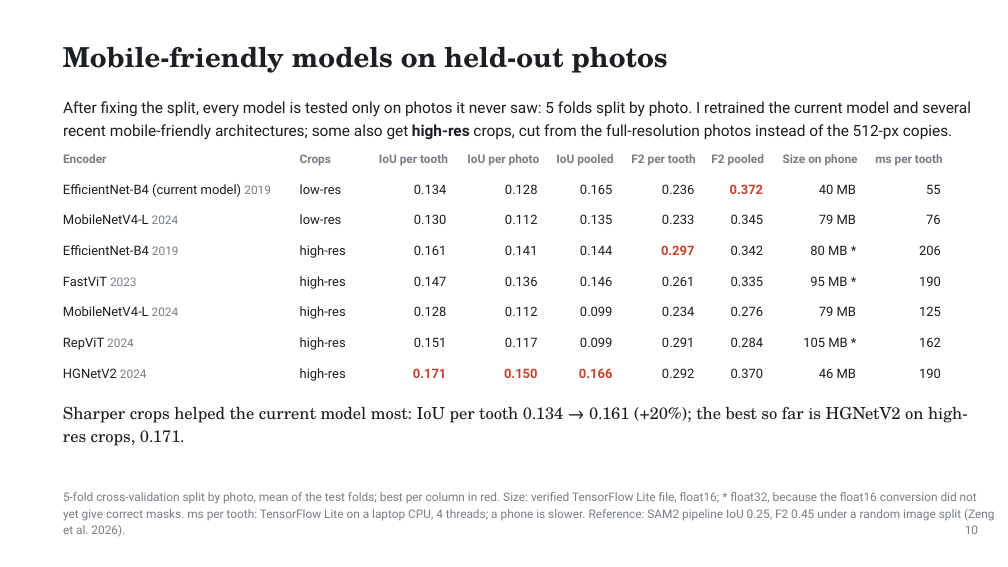
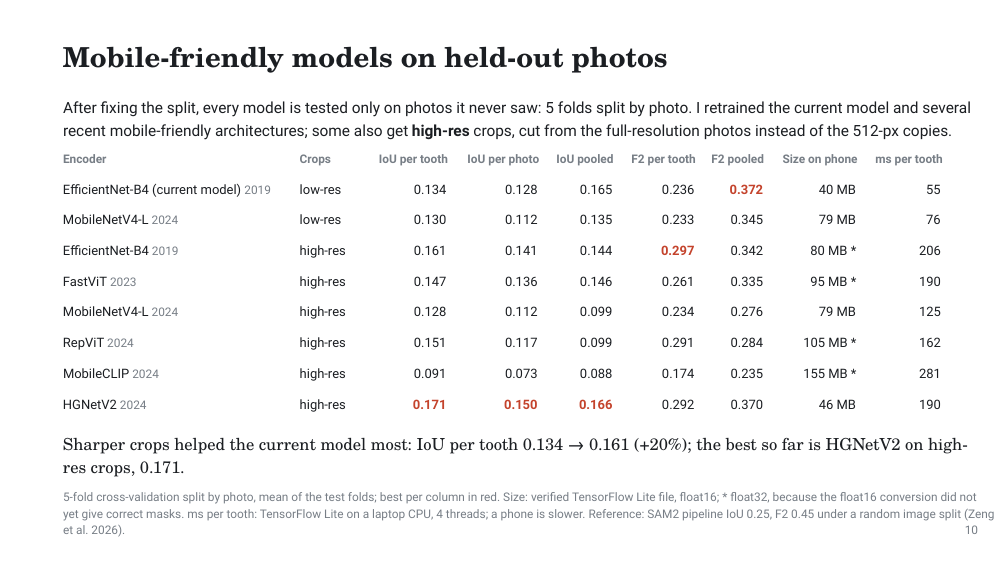
Before and after one commit to ertugrul-senturk/interactive-slides, a slide deck: slide 19 of public/decks/2026-11-smart-teeth.pptx. Drawn at 1008x567 pixels with LibreOffice and Linux fonts; fonts in the diff are those of the drawing; background and template pictures are left out. Boxes give left, top, right and bottom in pixels: in the first picture for what was removed or moved away, otherwise in the second. Text is boxed around its words. In the diff, an @@ line names an element or a change of style, - is before the commit and + after.

```diff
--- a/public/decks/2026-11-smart-teeth.pptx
+++ b/public/decks/2026-11-smart-teeth.pptx
@@ text at <box>63,368,159,378</box>: text changed @@
-HGNetV2 2024
+MobileCLIP 2024
@@ text at <box>414,368,447,378</box>: text changed; text colour #C4432C to #1B1E22; bold off @@
-0.171
+0.091
@@ text at <box>505,368,538,378</box>: text changed; text colour #C4432C to #1B1E22; bold off @@
-0.150
+0.073
@@ text at <box>580,368,613,378</box>: text changed; text colour #C4432C to #1B1E22; bold off @@
-0.166
+0.088
@@ text at <box>662,368,695,378</box>: text changed @@
-0.292
+0.174
@@ text at <box>731,368,764,378</box>: text changed @@
-0.370
+0.235
@@ text added at <box>803,368,847,378</box>, 12.4 pt, text #1B1E22 @@
+155 MB *
@@ text added at <box>919,368,941,378</box>, 12.4 pt, text #1B1E22 @@
+281
@@ text added at <box>63,399,147,409</box>, 12.4 pt, text #1B1E22 @@
+HGNetV2 2024
@@ text added at <box>300,399,346,412</box>, 12.4 pt, text #1B1E22 @@
+high-res
@@ text added at <box>413,399,447,409</box>, 12.4 pt, text #C4432C, bold @@
+0.171
@@ text added at <box>504,399,538,409</box>, 12.4 pt, text #C4432C, bold @@
+0.150
@@ text added at <box>579,399,613,409</box>, 12.4 pt, text #C4432C, bold @@
+0.166
@@ text added at <box>662,399,695,409</box>, 12.4 pt, text #1B1E22 @@
+0.292
@@ text added at <box>731,399,764,409</box>, 12.4 pt, text #1B1E22 @@
+0.370
@@ 3 texts: place and size @@
-3 texts at <box>63,368,968,446</box>
+3 texts at <box>63,399,968,477</box>
```
Also in this commit, not shown: 3 other files.
